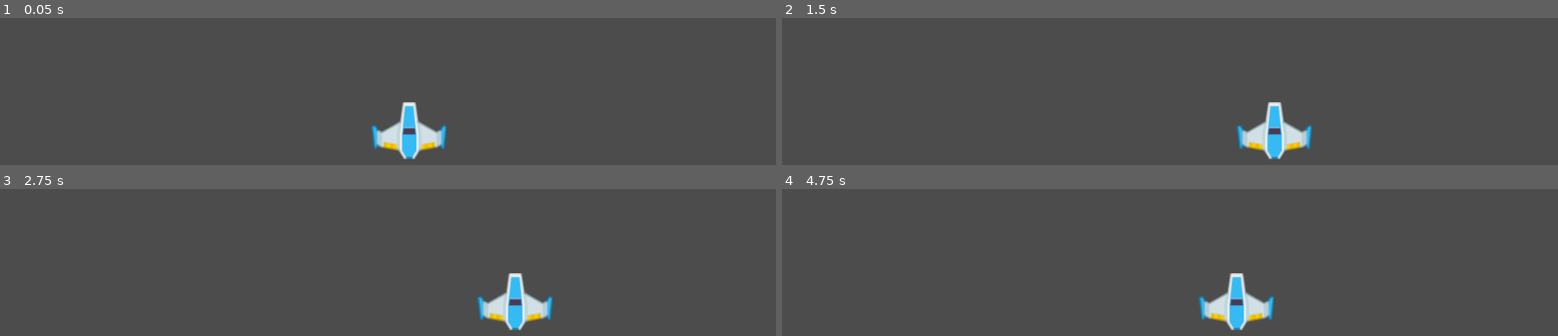
Above: before the commit, frames 1-4 (two rows, left to right).
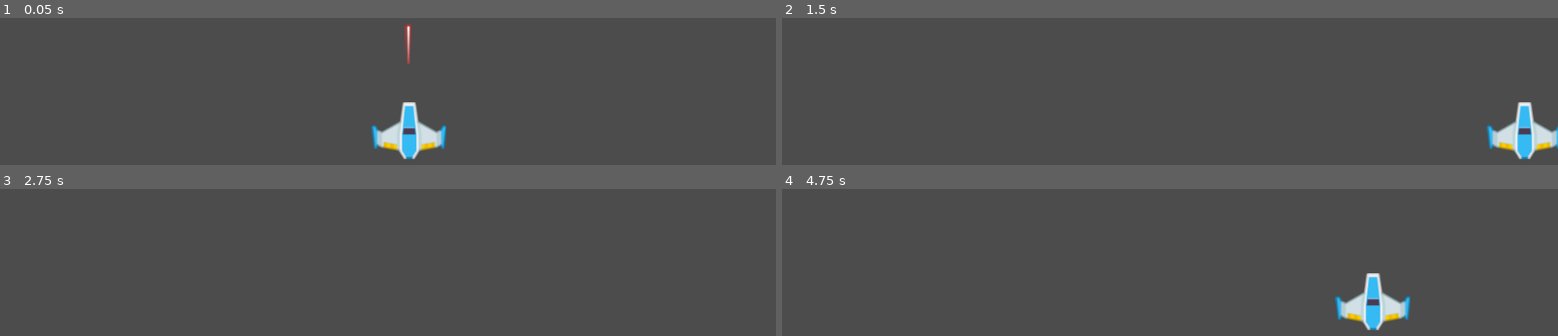
Above: after the commit, the same moments.

Repository: alexish4/GodotGame
Game: Godot game, scene res://MainScene.tscn
Two runs of this game, one before a commit and one after it. Both use one fixed random seed, a clock stepped at 60 frames per second and the inputs below. The project has no main scene, so this scene is started directly.
Inputs:
- Up to frame 1 (0.05 s): no input
- Up to frame 2 (1.5 s): tap Enter at 0.5 s; hold Right (ui_right) 0.53-1.28 s; hold Left (ui_left) from 1.28 s (still down)
- Up to frame 3 (2.75 s): release Left (ui_left) at 2.03 s; hold Right (ui_right) from 2.03 s (still down)
- Up to frame 4 (4.75 s): release Right (ui_right) at 3.53 s; hold Left (ui_left) from 3.53 s (still down)

The runs differ from the first frame. In frame 1, 0.2% of the frame differs, in the area x 52-53%, y 3-32%; in frame 2, 3.8%; in frame 3, 1.9%; in frame 4, 3.8%, in the area x 53-81%, y 57-97%.

Commit message:
Can shoot now

Diff:
--- /dev/null
+++ b/Laser.gd
@@ -0,0 +1,11 @@
+extends Area2D
+
+var direction := Vector2(0, -1)
+var projectile_speed := 1000
+
+func _process(delta: float) -> void:
+	self.position += direction * projectile_speed * delta
+
+
+func _on_VisibilityNotifier2D_viewport_exited(viewport: Viewport) -> void:
+	queue_free()
--- /dev/null
+++ b/Laser.tscn
@@ -0,0 +1,22 @@
+[gd_scene load_steps=4 format=2]
+
+[ext_resource path="res://SpaceShooterRedux/PNG/Lasers/laserRed01.png" type="Texture" id=1]
+[ext_resource path="res://Laser.gd" type="Script" id=2]
+[ext_resource path="res://LaserWeapon.gd" type="Script" id=3]
+
+[node name="LaserWeapon" type="Node2D"]
+script = ExtResource( 3 )
+
+[node name="Laser" type="Area2D" parent="."]
+script = ExtResource( 2 )
+
+[node name="LaserRed01" type="Sprite" parent="Laser"]
+position = Vector2( 72, 78 )
+texture = ExtResource( 1 )
+
+[node name="CollisionPolygon2D" type="CollisionPolygon2D" parent="Laser"]
+polygon = PoolVector2Array( 68, 57, 77, 56, 73, 106 )
+
+[node name="VisibilityNotifier2D" type="VisibilityNotifier2D" parent="Laser"]
+
+[connection signal="viewport_exited" from="Laser/VisibilityNotifier2D" to="Laser" method="_on_VisibilityNotifier2D_viewport_exited"]
--- /dev/null
+++ b/LaserWeapon.gd
@@ -0,0 +1,23 @@
+extends Node2D
+
+
+# Declare member variables here. Examples:
+# var a = 2
+# var b = "text"
+
+
+# Called when the node enters the scene tree for the first time.
+func _ready():
+	pass # Replace with function body.
+
+
+# Called every frame. 'delta' is the elapsed time since the previous frame.
+#func _process(delta):
+#	pass
+
+var laser_scene := load("res://Laser.tscn")
+
+func shoot():
+	var laser = laser_scene.instance()
+	laser.global_position = self.global_position
+	get_node("/root/Game").add_child(laser)
--- a/MainScene.tscn
+++ b/MainScene.tscn
@@ -2,7 +2,7 @@
 
 [ext_resource path="res://Player.tscn" type="PackedScene" id=1]
 
-[node name="Node2D" type="Node2D"]
+[node name="Game" type="Node2D"]
 
 [node name="Player" parent="." instance=ExtResource( 1 )]
 position = Vector2( 540, 259 )
--- a/Player.tscn
+++ b/Player.tscn
@@ -1,7 +1,8 @@
-[gd_scene load_steps=3 format=2]
+[gd_scene load_steps=4 format=2]
 
 [ext_resource path="res://SpaceShooterRedux/PNG/playerShip1_blue.png" type="Texture" id=1]
 [ext_resource path="res://player.gd" type="Script" id=2]
+[ext_resource path="res://Laser.tscn" type="PackedScene" id=3]
 
 [node name="Player" type="KinematicBody2D"]
 script = ExtResource( 2 )
@@ -11,3 +12,6 @@
 
 [node name="CollisionPolygon2D" type="CollisionPolygon2D" parent="."]
 polygon = PoolVector2Array( -12, -12, -36, 1, -41, -1, -43, -7, -50, -6, -47, 25, -42, 25, -41, 22, -36, 24, -14, 28, -8, 38, 8, 38, 13, 28, 36, 24, 41, 21, 42.2913, 24.4304, 47, 26, 50, -7, 45, -7, 40.6523, -1.50729, 35, 0, 12, -13, 9, -38, -9, -38 )
+
+[node name="LaserWeapon" parent="." instance=ExtResource( 3 )]
+position = Vector2( -73, -142 )
--- a/player.gd
+++ b/player.gd
@@ -14,7 +14,7 @@
 # Called every frame. 'delta' is the elapsed time since the previous frame.
 #func _process(delta):
 #	pass
-var speed : int = 200
+var speed : int = 800
 var vel : Vector2 = Vector2()
 func _physics_process(delta):
 	vel.x = 0
@@ -24,3 +24,7 @@
 	if Input.is_action_pressed("ui_right"):
 		vel.x += speed
 	move_and_slide(vel, Vector2.UP)
+
+func _unhandled_key_input(event: InputEventKey) -> void:
+	if (event.is_action_pressed("shoot")):
+		$LaserWeapon.shoot()
